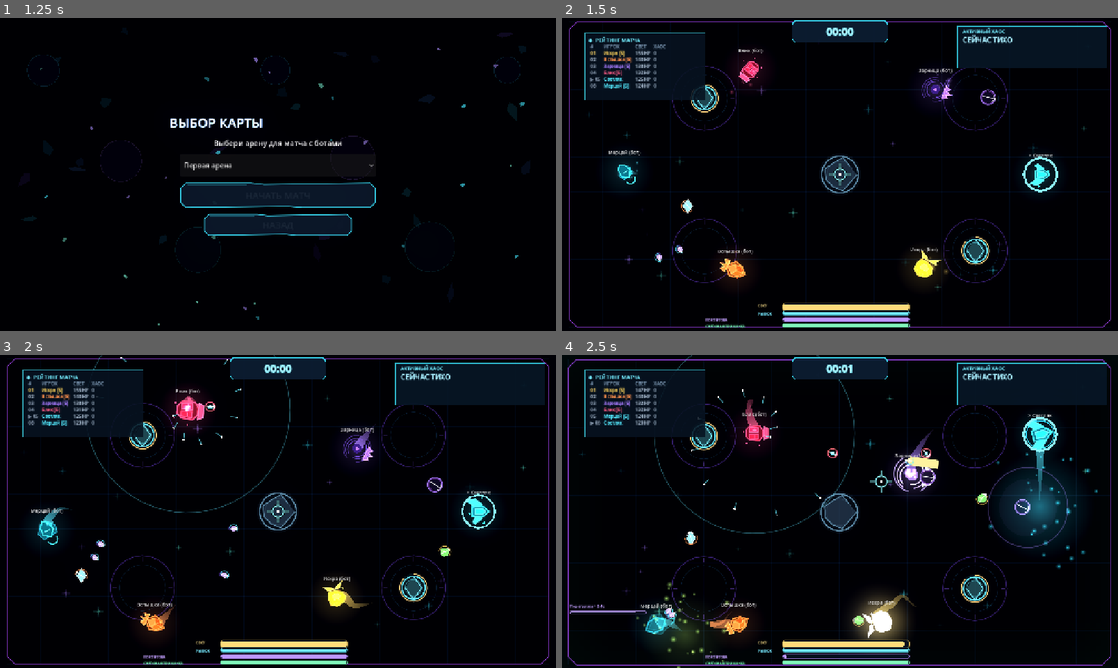
Above: before the commit, frames 1-4 (two rows, left to right).
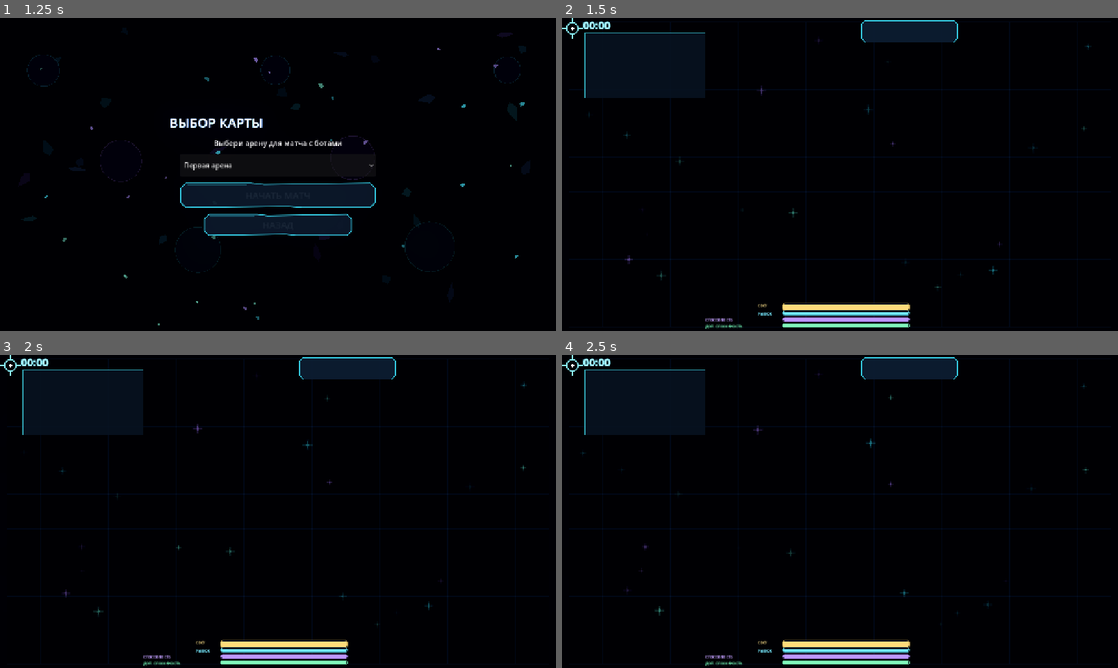
Above: after the commit, the same moments.

Repository: DvoreZZKy/svetobalamut
Game: Godot game, scene res://scenes/menu.tscn
The game is run twice, just before and just after one commit, with the same random seed, the same clock (stepped at 60 frames per second) and the same inputs.
Inputs (mouse positions are in pixels of both pictures, inside the frame that each line leads up to):
- Up to frame 1 (1.25 s): click "Играть одному (с ботами)" at 0.5 s
- Up to frame 2 (1.5 s): click "НАЧАТЬ МАТЧ" at 1.25 s
- Up to frame 3 (2 s): no input
- Up to frame 4 (2.5 s): tap Enter (restart) at 2 s; move the mouse to (867, 511) at 2.02 s; hold W (up) from 2.03 s (still down); tap Q (ability) at 2.1 s; click (867, 511) at 2.17 s

Frame 1 is identical in both runs. In frame 2, 11% of the frame differs, in the area x 0-99%, y 0-100%; in frame 3, 12%; in frame 4, 18%.
Error after the commit: Parse Error: Identifier "other" not declared in the current scope. (res://scripts/sim.gd:1527)

Commit message:
Optimize map collisions, bubble absorption and world rendering

Diff:
--- a/scripts/arena.gd
+++ b/scripts/arena.gd
@@ -21,6 +21,7 @@
 var shake := 0.0
 var t := 0.0
 var last_bullet_count := -1
+var world_redraw_timer := 0.0
 var ability_latch := 0.0
 var capsule_charge_ring: Line2D
 var last_score_text := ""
@@ -1035,7 +1036,7 @@
 		var radius: float = float(b[6]) if b.size() > 6 else 6.0
 		if b[4] > 0:
 			col = Color(1, 1, 1)
-		if _is_potato():
+		if G.graphics_quality >= 2:
 			var simple_dir := vel.normalized()
 			bullet_layer.draw_line(pos - simple_dir * (radius + 8.0), pos + simple_dir * (radius + 4.0), col, 5.0, false)
 			bullet_layer.draw_circle(pos, radius * 0.95, col)
@@ -1138,11 +1139,13 @@
 			bullet_layer.draw_arc(effect_pos, 48.0, -0.65, 0.65, 24, Color("#8cf7ff"), 4.0, true)
 		var field_remaining := float(pd.get("field_t", 0.0))
 		var field_kind := int(pd.get("k", -1))
-		if field_remaining > 0.0 and [5, 10, 17].has(field_kind):
+		if field_remaining > 0.0 and [5, 10, 17].has(field_kind) and G.graphics_quality < 3:
 			var field_mode := int(pd.get("fm", 0))
 			var field_color := Color("#a77aff") if field_kind == 10 else (Color("#ff687a") if field_kind == 17 else Color("#63eaff"))
 			var field_pulse := 1.0 + 0.035 * sin(t * 9.0)
-			bullet_layer.draw_arc(effect_pos, 305.0 * field_pulse, 0.0, TAU, 64, Color(field_color, 0.34), 2.2, true)
+			bullet_layer.draw_arc(effect_pos, 305.0 * field_pulse, 0.0, TAU, 32 if G.graphics_quality >= 2 else 64, Color(field_color, 0.34), 2.2, true)
+			if G.graphics_quality >= 2:
+				continue
 			for particle_index in 12:
 				var particle_phase := fposmod(t * 0.82 + float(particle_index) / 12.0, 1.0)
 				var particle_dir := Vector2.from_angle(TAU * float(particle_index) / 12.0 + t * 0.22)
@@ -1286,7 +1289,10 @@
 		_update_hud(dt)
 	# Markers (meteors and upgrades) must redraw even when no bullets are flying.
 	# Otherwise the last bullet disappearing can freeze the layer and hide later warnings.
-	queue_redraw()
+	world_redraw_timer -= dt
+	if world_redraw_timer <= 0.0:
+		world_redraw_timer = 0.10
+		queue_redraw()
 	bullet_layer.queue_redraw()
 	last_bullet_count = view.get("bl", []).size()
 	if is_instance_valid(cursor_canvas):
--- a/scripts/sim.gd
+++ b/scripts/sim.gd
@@ -6,7 +6,10 @@
 const A := Vector2(1600, 900)
 var world_size: Vector2 = A
 var map_data: Dictionary = {}
+var map_collision_cache: Array = []
+var teleporter_cache: Array = []
 var danger_half_extents := Vector2.ZERO
+const BULLET_GRID_SIZE := 64.0
 var map_object_timer := 2.0
 const MAX_LIGHT := 125.0
 const CLASS_STATS := [
@@ -124,6 +127,7 @@
 		runtime_object["max_hp"] = object_hp
 		runtime_objects.append(runtime_object)
 	map_data["objects"] = runtime_objects
+	_rebuild_map_collision_cache()
 	danger_half_extents = world_size * 0.5
 	map_object_timer = 2.0
 	players.clear()
@@ -940,6 +944,46 @@
 			events.append({"t": "possess", "x": best.pos.x, "y": best.pos.y, "c": p.ci})
 
 
+func _rebuild_map_collision_cache() -> void:
+	map_collision_cache.clear()
+	teleporter_cache.clear()
+	var objects: Array = map_data.get("objects", [])
+	for object_index in objects.size():
+		var item: Dictionary = objects[object_index]
+		var object_type := str(item.get("type", "rock"))
+		if object_type == "teleporter":
+			teleporter_cache.append(item)
+			continue
+		if object_type == "cave_wall":
+			var wall_poly := PackedVector2Array()
+			var min_x := INF
+			var min_y := INF
+			var max_x := -INF
+			var max_y := -INF
+			var centroid := Vector2.ZERO
+			for raw_point in item.get("poly", []):
+				var point := Vector2(raw_point)
+				wall_poly.append(point)
+				centroid += point
+				min_x = minf(min_x, point.x)
+				min_y = minf(min_y, point.y)
+				max_x = maxf(max_x, point.x)
+				max_y = maxf(max_y, point.y)
+			if wall_poly.size() >= 3:
+				centroid /= float(wall_poly.size())
+				map_collision_cache.append({
+					"index": object_index, "type": object_type, "poly": wall_poly,
+					"centroid": centroid, "bounds": Rect2(Vector2(min_x, min_y), Vector2(max_x - min_x, max_y - min_y))
+				})
+		elif ["rock", "crystal", "cover", "container", "plant"].has(object_type):
+			var center := Vector2(float(item.get("x", 0.0)), float(item.get("y", 0.0)))
+			var object_radius := float(item.get("r", 48.0))
+			map_collision_cache.append({
+				"index": object_index, "type": object_type, "center": center, "radius": object_radius,
+				"bounds": Rect2(center - Vector2.ONE * object_radius, Vector2.ONE * object_radius * 2.0)
+			})
+
+
 func _wall_bounce(p: Dictionary) -> void:
 	var m := 30.0
 	var pos: Vector2 = p.pos
@@ -956,10 +1000,7 @@
 	elif pos.y > world_size.y - m:
 		pos.y = world_size.y - m
 		vel.y = -absf(vel.y) * 0.5
-	var teleporters: Array = []
-	for item in map_data.get("objects", []):
-		if str(item.get("type", "")) == "teleporter":
-			teleporters.append(item)
+	var teleporters: Array = teleporter_cache
 	if teleporters.size() >= 2 and float(p.get("teleport_cd", 0.0)) <= 0.0:
 		for i in teleporters.size():
 			var gate: Dictionary = teleporters[i]
@@ -978,64 +1019,55 @@
 
 
 func _resolve_map_objects(pos: Vector2, radius: float) -> Vector2:
-	for item in map_data.get("objects", []):
-		var object_type := str(item.get("type", "rock"))
+	for collider in map_collision_cache:
+		var bounds: Rect2 = collider.bounds
+		if not bounds.grow(radius).has_point(pos):
+			continue
+		var object_type := str(collider.type)
 		if object_type == "cave_wall":
-			var wall_poly := PackedVector2Array()
-			for point in item.get("poly", []):
-				wall_poly.append(Vector2(point))
-			if wall_poly.size() >= 3:
-				var inside_wall := Geometry2D.is_point_in_polygon(pos, wall_poly)
-				var nearest := pos
-				var nearest_distance := INF
-				for edge_index in wall_poly.size():
-					var a: Vector2 = wall_poly[edge_index]
-					var b: Vector2 = wall_poly[(edge_index + 1) % wall_poly.size()]
-					var edge := b - a
-					var edge_length_sq := edge.length_squared()
-					var t := clampf((pos - a).dot(edge) / edge_length_sq, 0.0, 1.0) if edge_length_sq > 0.001 else 0.0
-					var candidate := a + edge * t
-					var distance := pos.distance_squared_to(candidate)
-					if distance < nearest_distance:
-						nearest_distance = distance
-						nearest = candidate
-				if inside_wall or nearest_distance < radius * radius:
-					var away := pos - nearest
-					if inside_wall:
-						away = -away
-					if away.length_squared() < 0.001:
-						away = Vector2.UP
-					pos = nearest + away.normalized() * (radius + 3.0)
-			continue
-		if not ["rock", "crystal", "cover", "container", "plant"].has(object_type):
-			continue
-		var center := Vector2(float(item.get("x", 0.0)), float(item.get("y", 0.0)))
-		var minimum := radius + float(item.get("r", 48.0))
-		var delta := pos - center
-		if delta.length_squared() < minimum * minimum:
-			var direction := delta.normalized() if delta.length_squared() > 0.01 else Vector2.RIGHT
-			pos = center + direction * minimum
+			var wall_poly: PackedVector2Array = collider.poly
+			var inside_wall := Geometry2D.is_point_in_polygon(pos, wall_poly)
+			var nearest := pos
+			var nearest_distance := INF
+			for edge_index in wall_poly.size():
+				var a: Vector2 = wall_poly[edge_index]
+				var b: Vector2 = wall_poly[(edge_index + 1) % wall_poly.size()]
+				var edge := b - a
+				var edge_length_sq := edge.length_squared()
+				var along := clampf((pos - a).dot(edge) / edge_length_sq, 0.0, 1.0) if edge_length_sq > 0.001 else 0.0
+				var candidate := a + edge * along
+				var distance := pos.distance_squared_to(candidate)
+				if distance < nearest_distance:
+					nearest_distance = distance
+					nearest = candidate
+			if inside_wall or nearest_distance < radius * radius:
+				var away := pos - nearest
+				if inside_wall:
+					away = -away
+				if away.length_squared() < 0.001:
+					away = Vector2.UP
+				pos = nearest + away.normalized() * (radius + 3.0)
+		else:
+			var center: Vector2 = collider.center
+			var minimum := radius + float(collider.radius)
+			var delta := pos - center
+			if delta.length_squared() < minimum * minimum:
+				var direction := delta.normalized() if delta.length_squared() > 0.01 else Vector2.RIGHT
+				pos = center + direction * minimum
 	return pos
 
 
 func _find_bullet_surface_collision(pos: Vector2, radius: float) -> Dictionary:
-	var objects: Array = map_data.get("objects", [])
-	for object_index in objects.size():
-		var item: Dictionary = objects[object_index]
-		var object_type := str(item.get("type", "rock"))
+	for collider in map_collision_cache:
+		var bounds: Rect2 = collider.bounds
+		if not bounds.grow(radius).has_point(pos):
+			continue
+		var object_type := str(collider.type)
 		if object_type == "cave_wall":
-			var wall_poly := PackedVector2Array()
-			for point in item.get("poly", []):
-				wall_poly.append(Vector2(point))
-			if wall_poly.size() < 3:
-				continue
+			var wall_poly: PackedVector2Array = collider.poly
 			var inside_wall := Geometry2D.is_point_in_polygon(pos, wall_poly)
 			var nearest := Vector2.ZERO
 			var nearest_distance := INF
-			var centroid := Vector2.ZERO
-			for point in wall_poly:
-				centroid += point
-			centroid /= float(wall_poly.size())
 			for edge_index in wall_poly.size():
 				var a: Vector2 = wall_poly[edge_index]
 				var b: Vector2 = wall_poly[(edge_index + 1) % wall_poly.size()]
@@ -1050,20 +1082,18 @@
 			if inside_wall or nearest_distance <= radius * radius:
 				var normal := (nearest - pos).normalized() if inside_wall else (pos - nearest).normalized()
 				if normal.length_squared() < 0.001:
-					normal = (nearest - centroid).normalized()
+					normal = (nearest - Vector2(collider.centroid)).normalized()
 				if normal.length_squared() < 0.001:
 					normal = Vector2.UP
-				return {"point": nearest, "normal": normal, "index": object_index, "type": object_type}
-			continue
-		if not ["rock", "crystal", "cover", "container", "plant"].has(object_type):
-			continue
-		var center := Vector2(float(item.get("x", 0.0)), float(item.get("y", 0.0)))
-		var object_radius := float(item.get("r", 48.0))
-		var delta := pos - center
-		var combined_radius := object_radius + radius
-		if delta.length_squared() <= combined_radius * combined_radius:
-			var normal := delta.normalized() if delta.length_squared() > 0.001 else Vector2.UP
-			return {"point": center + normal * object_radius, "normal": normal, "index": object_index, "type": object_type}
+				return {"point": nearest, "normal": normal, "index": int(collider.index), "type": object_type}
+		else:
+			var center: Vector2 = collider.center
+			var object_radius := float(collider.radius)
+			var delta := pos - center
+			var combined_radius := object_radius + radius
+			if delta.length_squared() <= combined_radius * combined_radius:
+				var normal := delta.normalized() if delta.length_squared() > 0.001 else Vector2.UP
+				return {"point": center + normal * object_radius, "normal": normal, "index": int(collider.index), "type": object_type}
 	return {}
 
 
@@ -1375,9 +1405,15 @@
 func _update_bullets(dt: float) -> void:
 	var keep: Array = []
 	var bright := _brightest(0)
-	var consumed_ids: Array = []
+	var consumed_lookup: Dictionary = {}
+	var bullet_grid: Dictionary = {}
+	for candidate in bullets:
+		var candidate_cell := Vector2i(floori(float(candidate.pos.x) / BULLET_GRID_SIZE), floori(float(candidate.pos.y) / BULLET_GRID_SIZE))
+		var candidate_bucket: Array = bullet_grid.get(candidate_cell, [])
+		candidate_bucket.append(candidate)
+		bullet_grid[candidate_cell] = candidate_bucket
 	for b in bullets:
-		if consumed_ids.has(int(b.id)):
+		if consumed_lookup.has(int(b.id)):
 			continue
 		b.life -= dt
 		if float(b.get("homing", 0.0)) > 0.0:
@@ -1426,7 +1462,10 @@
 						object_list.remove_at(object_index)
 						var drop_kind := "battery" if object_type == "container" else "shield"
 						pickups.append({"pos": object_center, "kind": drop_kind, "t": 12.0})
-					map_data["objects"] = object_list
+						map_data["objects"] = object_list
+						_rebuild_map_collision_cache()
+					else:
+						map_data["objects"] = object_list
 			if bounce_on and int(b.get("bn", 0)) < bounce_limit:
 				var surface_normal: Vector2 = surface_hit.get("normal", Vector2.UP)
 				bv = bv.bounce(surface_normal)
@@ -1478,14 +1517,20 @@
 					events.append({"t": "capsule_absorb", "x": b.pos.x, "y": b.pos.y, "c": p.ci, "id": p.id})
 					break
 		if not dead and bool(b.get("absorb_bubble", false)):
-			for other in bullets:
-				if int(other.id) == int(b.id) or int(other.owner) == int(b.owner) or consumed_ids.has(int(other.id)):
-					continue
-				var absorb_distance := float(b.get("radius", 11.0)) + float(other.get("radius", 6.0)) + 4.0
-				if (other.pos as Vector2).distance_squared_to(b.pos) <= absorb_distance * absorb_distance:
-					consumed_ids.append(int(other.id))
-					b.radius = minf(21.0, float(b.radius) + 2.0)
-					b.dmg = float(b.dmg) + 1.0
+			var bubble_cell := Vector2i(floori(float(b.pos.x) / BULLET_GRID_SIZE), floori(float(b.pos.y) / BULLET_GRID_SIZE))
+			for cell_y in range(bubble_cell.y - 1, bubble_cell.y + 2):
+				for cell_x in range(bubble_cell.x - 1, bubble_cell.x + 2):
+					var nearby: Array = bullet_grid.get(Vector2i(cell_x, cell_y), [])
+					for other in nearby:
+						if int(other.id) == int(b.id) or int(other.owner) == int(b.owner) or consumed_lookup.has(int(other.id)):
+							continue
+					var absorb_distance := float(b.get("radius", 11.0)) + float(other.get("radius", 6.0)) + 4.0
+					if (other.pos as Vector2).distance_squared_to(b.pos) <= absorb_distance * absorb_distance:
+						consumed_lookup[int(other.id)] = true
+						b.radius = minf(21.0, float(b.radius) + 2.0)
+						b.dmg = float(b.dmg) + 1.0
+						break
+				if float(b.radius) >= 21.0:
 					break
 		if not dead:
 			for p in players.values():
@@ -1546,10 +1591,10 @@
 		if not dead:
 			keep.append(b)
 	bullets = keep
-	if not consumed_ids.is_empty():
+	if not consumed_lookup.is_empty():
 		var filtered: Array = []
 		for kept_bullet in bullets:
-			if not consumed_ids.has(int(kept_bullet.id)):
+			if not consumed_lookup.has(int(kept_bullet.id)):
 				filtered.append(kept_bullet)
 		bullets = filtered
 
--- a/tests/sim_smoke.gd
+++ b/tests/sim_smoke.gd
@@ -519,12 +519,14 @@
 	])
 	sim.chaos_enabled = false
 	sim.bullets = [
-		{"id": 10, "pos": Vector2(500, 450), "vel": Vector2(650, 0), "owner": 1, "life": 1.0, "bn": 0, "ricochet": false, "dmg": 7.0, "radius": 11.0, "vk": 15, "absorb_bubble": true, "hit_ids": []},
+		{"id": 10, "pos": Vector2(500, 450), "vel": Vector2(0, 0), "owner": 1, "life": 1.0, "bn": 0, "ricochet": false, "dmg": 7.0, "radius": 11.0, "vk": 15, "absorb_bubble": true, "hit_ids": []},
 		{"id": 11, "pos": Vector2(510, 450), "vel": Vector2.ZERO, "owner": 2, "life": 1.0, "bn": 0, "ricochet": false, "dmg": 8.0, "radius": 6.0, "vk": 0, "hit_ids": []}
 	]
+	for extra_index in 80:
+		sim.bullets.append({"id": 100 + extra_index, "pos": Vector2(900.0 + float(extra_index % 10) * 65.0, 100.0 + float(extra_index / 10) * 65.0), "vel": Vector2.ZERO, "owner": 2, "life": 1.0, "bn": 0, "ricochet": false, "dmg": 2.0, "radius": 4.0, "vk": 0, "hit_ids": []})
 	sim._update_bullets(1.0 / 60.0)
-	if sim.bullets.size() != 1 or float(sim.bullets[0].radius) <= 11.0:
-		_fail("sponge bubble did not absorb and grow after eating a projectile")
+	if sim.bullets.size() != 81 or float(sim.bullets[0].radius) <= 11.0:
+		_fail("sponge bubble failed to absorb a nearby projectile while ignoring distant bullets")
 
 	# Crystal's charged primary shot still splits into three fragments at a wall.
 	sim.reset([{"id": 1, "name": "Crystal", "human": true, "color": 0, "kind": 3, "outfit": 0, "hat": 0}])
